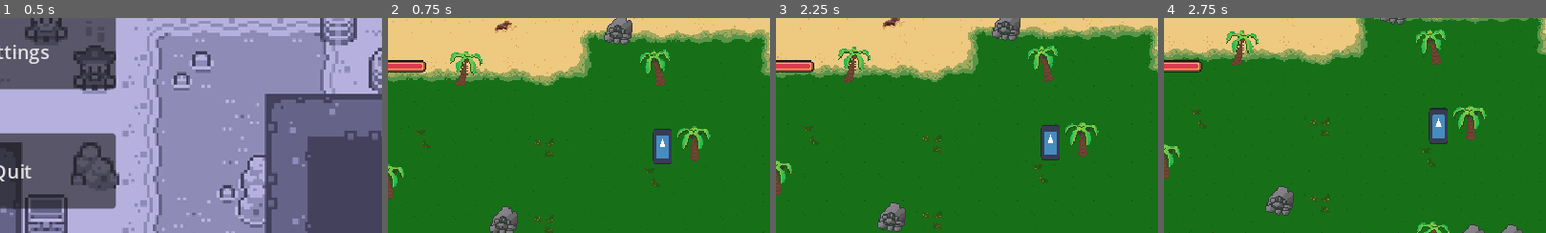
Above: before the commit, frames 1-4 (left to right).
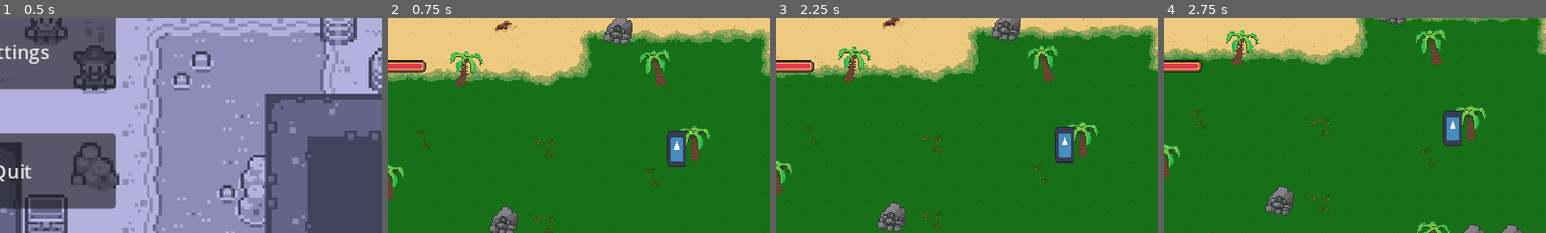
Above: after the commit, the same moments.

Repository: liam-barkley/Game-Jam
Game: Godot game, scene res://Scenes/main_menu.tscn
Same seed, same stepped clock (60 frames per second), same inputs: the game is played once before the commit and once after it. The engine's default icon, where the game draws it, is replaced by a stand-in: a white triangle on a blue panel in a dark square.
Inputs (mouse positions are % of the whole screen's width and height, from its top left):
- Up to frame 1 (0.5 s): no input
- Up to frame 2 (0.75 s): click "Play" at 0.5 s
- Up to frame 3 (2.25 s): tap Enter at 1.25 s; move the mouse to (72, 45) at 1.27 s; hold D (move_right) 1.28-2.03 s; click (72, 45) at 1.35 s; move the mouse to (30, 55) at 2.02 s; hold S (move_down) from 2.03 s (still down); click (30, 55) at 2.1 s
- Up to frame 4 (2.75 s): keep holding S (move_down)
The pictures show only the part of the screen within x 50-100%, y 45-95%; the shares and areas given below are measured in that part.

Frame 1 is identical in both runs. In frame 2, 1.4% of the frame differs, in the area x 69-78%, y 51-70%; in frame 3, 1.4%; in frame 4, 1.4%.

Commit message:
made a somewhat working mob

Diff:
--- a/Game/Scenes/player.tscn
+++ b/Game/Scenes/player.tscn
@@ -658,7 +658,7 @@
 [node name="CollisionShape2D" type="CollisionShape2D" parent="Hurtbox"]
 shape = SubResource("CapsuleShape2D_gt1i1")
 
-[node name="SwordHitbox" type="Area2D" parent="."]
+[node name="SwordHitbox" type="Area2D" parent="." groups=["Weapons"]]
 
 [node name="CollisionShape2D" type="CollisionShape2D" parent="SwordHitbox"]
 position = Vector2(10, 0)
--- a/Game/Scenes/ranged_plant.gd
+++ b/Game/Scenes/ranged_plant.gd
@@ -2,6 +2,7 @@
 
 @onready var shoot_timer = $ShootTimer
 @onready var ray_cast = $RayCast2D
+@onready var bullety = get_parent().get_node("RangedPlantBullet")
 @export var HEALTH = 10
 @export var DAMAGE = 2
 @export var ammo : PackedScene
@@ -31,20 +32,29 @@
 
 # Called every frame. 'delta' is the elapsed time since the previous frame.
 func _process(delta):
-
+	current_target = null
 	if player_in_proximity == false:
 		current_target = search_closest_tower()
 	else:
 		current_target = player
 
-
-	aim_at(current_target)
-	check_target_collision(current_target)
+	if current_target != null:
+		aim_at(current_target)
+		check_target_collision(current_target)
+	else:
+		shoot_timer.stop()
 
 func aim_at(target):
 
 	if target!=null:
-		ray_cast.target_position = to_local(target.position)
+		ray_cast.target_position = target.position
+		if target.name == "Player":
+			var new_position = target.position
+			new_position.x -= 14
+			new_position.y -= 14
+			ray_cast.target_position = to_local(new_position)
+
+
 
 func check_target_collision(target):
 	if (ray_cast.get_collider() == target or ray_cast.get_collider() == player) and shoot_timer.is_stopped():
@@ -52,9 +62,9 @@
 
 
 	elif !(ray_cast.get_collider() == target or ray_cast.get_collider() == player):
+		#this can be inefficient
 		shoot_timer.stop()
 		shoot_allowed = false
-		print("hold fire")
 
 
 
@@ -77,7 +87,6 @@
 		$HurtBox/Timer.stop()
 
 func shoot(target):
-	print(target)
 	var bullet = ammo.instantiate()
 	#bullet._set_owner("ENEMY")
 	bullet.position = self.position
@@ -85,7 +94,6 @@
 	get_tree().current_scene.add_child(bullet)
 
 func _on_shoot_timer_timeout():
-	print("pew pew")
 	shoot(current_target)
 
 
--- a/Game/Scenes/ranged_plant.tscn
+++ b/Game/Scenes/ranged_plant.tscn
@@ -27,12 +27,12 @@
 
 [node name="CharacterBody2D" type="CharacterBody2D" parent="."]
 
-[node name="CollisionShape2D" type="CollisionShape2D" parent="CharacterBody2D"]
+[node name="Body" type="CollisionShape2D" parent="CharacterBody2D"]
 shape = SubResource("CapsuleShape2D_8a27h")
 
 [node name="HurtBox" type="Area2D" parent="."]
 
-[node name="CollisionShape2D" type="CollisionShape2D" parent="HurtBox"]
+[node name="CloseDamage" type="CollisionShape2D" parent="HurtBox"]
 shape = SubResource("RectangleShape2D_tkdee")
 
 [node name="Timer" type="Timer" parent="HurtBox"]
--- a/Game/Scenes/ranged_plant_bullet.gd
+++ b/Game/Scenes/ranged_plant_bullet.gd
@@ -1,12 +1,23 @@
 extends Node2D
 
 var direction : Vector2 = Vector2.RIGHT
-var speed : float = 300
+var speed : float = 100
+var DAMAGE = 2
+var attack_pressed=false
+var area_space
 # Called when the node enters the scene tree for the first time.
 func _ready():
-	pass # Replace with function body.
+	pass
 
-
+func _process(delta):
+	attack_pressed = Input.is_action_just_pressed("attack")
+	if area_space != null:
+		if area_space.is_in_group("Weapons"):
+			# If player clicked attack it will kill the bullet
+			print("in weapons area")
+			if attack_pressed:
+				print("Im Free")
+				queue_free()
 # Called every frame. 'delta' is the elapsed time since the previous frame.
 func _physics_process(delta):
 	position +=direction * speed * delta
@@ -15,13 +26,14 @@
 
 
 func _on_bullet_size_area_entered(area):
+	area_space=area
+
 	# Check if bullet is in player attack area
-	if area.is_in_group("Weapons"):
+	if area.is_in_group("hurtbox"):
+		area.take_damage(DAMAGE)
+		queue_free()
 
-		# If player clicked attack it will kill the bullet
-		if Input.is_action_just_pressed("attack"):
-			print("Im Free")
-			self.free()
+
 
 
 
@@ -30,4 +42,8 @@
 
 
 func _on_bullet_size_body_entered(body):
-	print("Owch")
+	pass
+
+
+func _on_bullet_size_area_exited(area):
+	area_space = null
--- a/Game/Scenes/ranged_plant_bullet.tscn
+++ b/Game/Scenes/ranged_plant_bullet.tscn
@@ -25,5 +25,6 @@
 scale = Vector2(1, 0.9)
 
 [connection signal="area_entered" from="BulletSize" to="." method="_on_bullet_size_area_entered"]
+[connection signal="area_exited" from="BulletSize" to="." method="_on_bullet_size_area_exited"]
 [connection signal="body_entered" from="BulletSize" to="." method="_on_bullet_size_body_entered"]
 [connection signal="screen_exited" from="BulletSize/VisibleOnScreenNotifier2D" to="." method="_on_visible_on_screen_notifier_2d_screen_exited"]
--- a/Game/Scenes/world.tscn
+++ b/Game/Scenes/world.tscn
@@ -688,7 +688,7 @@
 [node name="Player" parent="TileMap" instance=ExtResource("3_t2bnr")]
 position = Vector2(99.1018, 87.9647)
 
-[node name="EvilPlant" parent="TileMap" instance=ExtResource("5_qfr71")]
-position = Vector2(373, 178)
+[node name="RangedPlant" parent="." instance=ExtResource("5_qfr71")]
+position = Vector2(-361, -339)
 
 [connection signal="timeout" from="TileMap/Timer" to="TileMap" method="_on_timer_timeout"]
